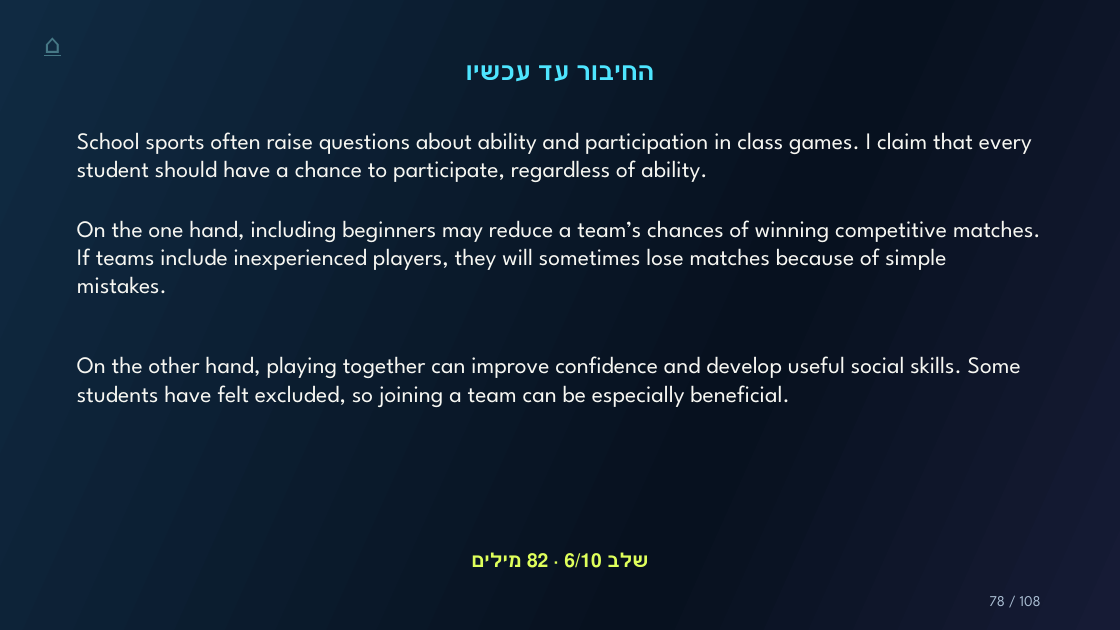
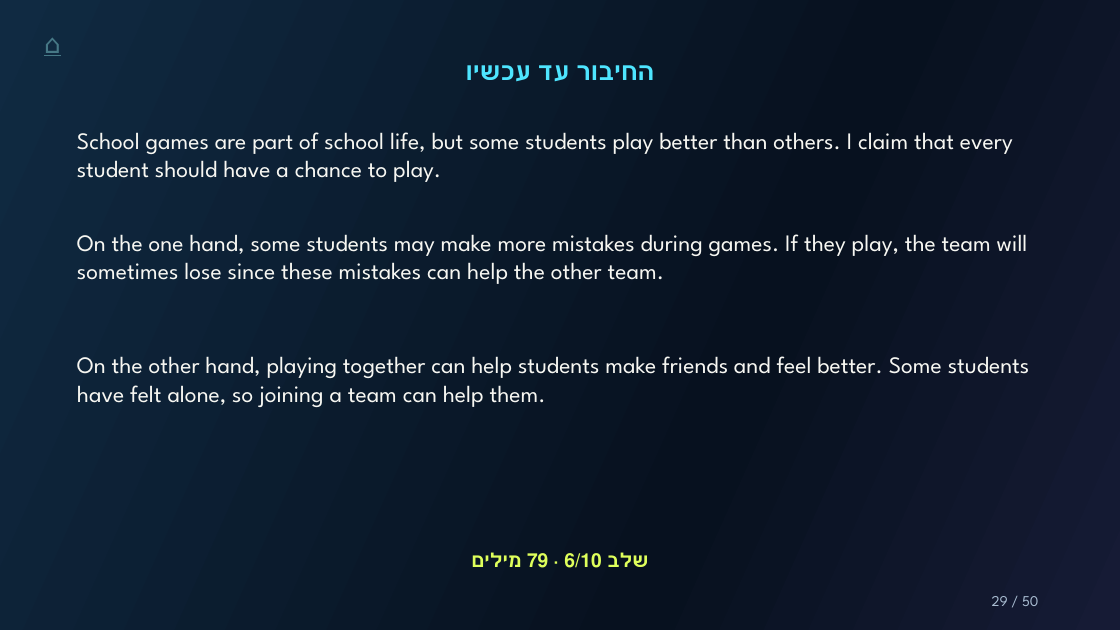
Before and after one commit to Simonh68/teachers, a slide deck: slide 29 of grade11/grammar-in-an-essay/files/grammar-in-an-essay.pptx (slide 78 before the commit). Drawn at 1120x630 pixels with LibreOffice and Linux fonts; fonts in the diff are those of the drawing. Boxes give left, top, right and bottom in pixels: in the first picture for what was removed or moved away, otherwise in the second. Text is boxed around its words. In the diff, an @@ line names an element or a change of style, - is before the commit and + after.

```diff
--- a/grade11/grammar-in-an-essay/files/grammar-in-an-essay.pptx
+++ b/grade11/grammar-in-an-essay/files/grammar-in-an-essay.pptx
@@ text at (77, 132, 1013, 182): text changed @@
-School sports often raise questions about ability and participation in class games. I claim that every student should have a chance to participate, regardless of ability.
+School games are part of school life, but some students play better than others. I claim that every student should have a chance to play.
@@ text at (77, 234, 1028, 284): text changed @@
-On the one hand, including beginners may reduce a team’s chances of winning competitive matches. If teams include inexperienced players, they will sometimes lose matches because of simple mistakes.
+On the one hand, some students may make more mistakes during games. If they play, the team will sometimes lose since these mistakes can help the other team.
@@ text at (77, 356, 1030, 407): text changed @@
-On the other hand, playing together can improve confidence and develop useful social skills. Some students have felt excluded, so joining a team can be especially beneficial.
+On the other hand, playing together can help students make friends and feel better. Some students have felt alone, so joining a team can help them.
@@ text at (992, 596, 1039, 606): text changed @@
-78 / 108
+29 / 50
```
Also in this commit, not shown: 17 other slides changed, 32 slides added, 90 slides removed, 6 other files.
